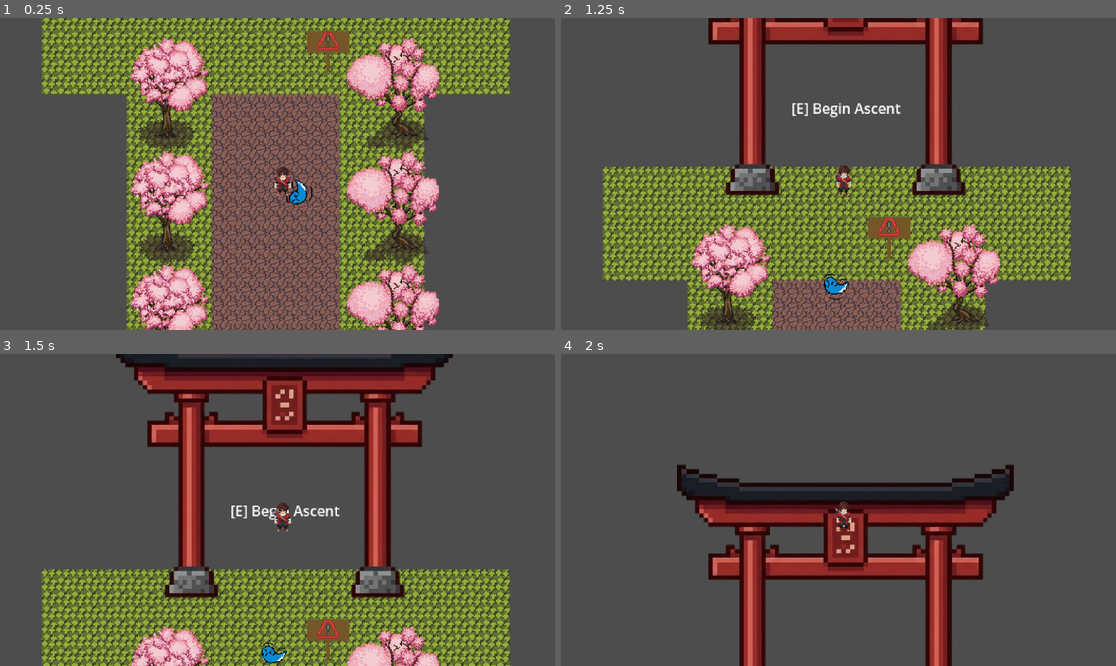
Above: before the commit, frames 1-4 (two rows, left to right).
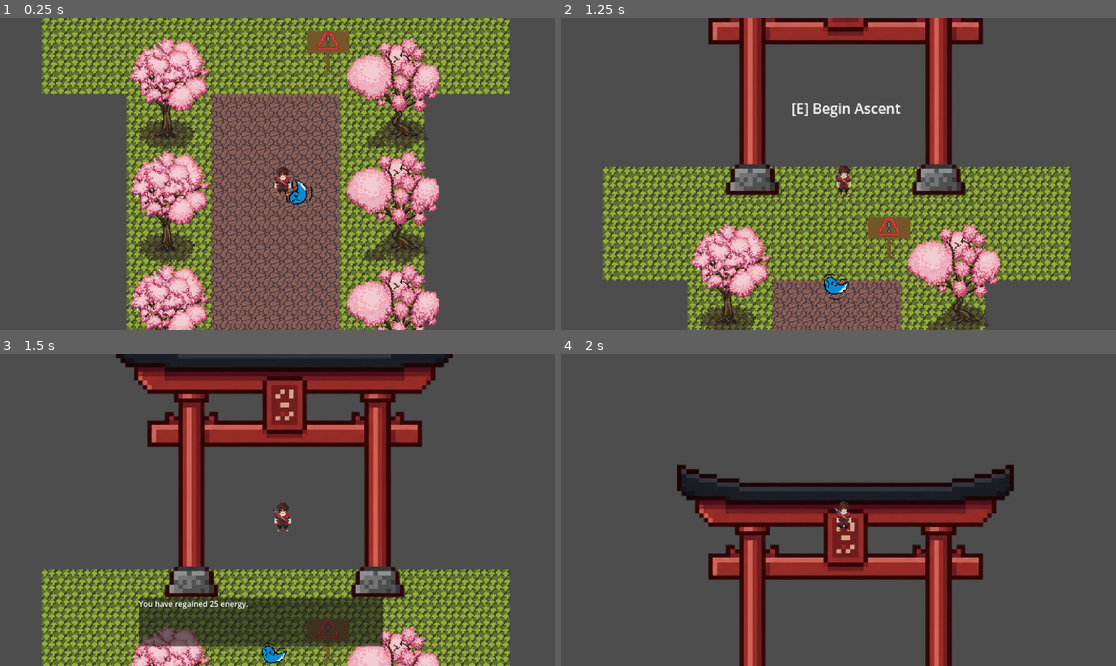
Above: after the commit, the same moments.

Repository: midnightsnackoreos-prog/Steps
Game: Godot game, scene res://Collaborations/game.tscn
Same seed, same stepped clock (60 frames per second), same inputs: the game is played once before the commit and once after it.
Inputs:
- Up to frame 1 (0.25 s): no input
- Up to frame 2 (1.25 s): hold Up (up) from 0.53 s (still down); tap E (interact) at 0.6 s
- Up to frame 3 (1.5 s): keep holding Up (up); tap E (interact) at 1.35 s
- Up to frame 4 (2 s): keep holding Up (up)

Frames 1-2 are identical in both runs. In frame 3, 7.1% of the frame differs, in the area x 25-70%, y 48-94%; in frame 4, nothing differs.

Commit message:
adding dialogue box for shrine

Diff:
--- a/Collaborations/game.tscn
+++ b/Collaborations/game.tscn
@@ -24,6 +24,24 @@
 [node name="Shrine" parent="." unique_id=239808019 instance=ExtResource("5_cfvqc")]
 position = Vector2(2, -342)
 
+[node name="Panel" parent="Shrine/CanvasLayer" parent_id_path=PackedInt32Array(239808019, 1403950919) index="0" unique_id=1261798101]
+visible = false
+offset_left = 288.0
+offset_top = -141.0
+offset_right = -357.0
+offset_bottom = -41.0
+
+[node name="DialogueLabel" parent="Shrine/CanvasLayer/Panel" index="0" unique_id=880183887]
+layout_mode = 1
+anchors_preset = 15
+anchor_right = 1.0
+anchor_bottom = 1.0
+offset_right = 0.0
+offset_bottom = 0.0
+grow_horizontal = 2
+grow_vertical = 2
+autowrap_mode = 3
+
 [node name="CollisionShape2D" parent="Shrine/Area2D" parent_id_path=PackedInt32Array(239808019, 1876874475) index="0" unique_id=1900596573]
 position = Vector2(-2, 78)
 
--- a/Ryan/scenes/shrine.gd
+++ b/Ryan/scenes/shrine.gd
@@ -5,6 +5,7 @@
 @onready var interact_label = $InteractLabel
 
 
+var used = false
 var player_near = false
 
 func _on_body_entered(body):
@@ -31,3 +32,13 @@
 			panel.visible = true
 			dialogue.text = ("You have regained 25 energy.")
 			interact_label.visible = false
+
+
+func _activate(player):
+	if used:
+		return
+	used = true
+	print("Shrine activated")
+
+func do_effect(player):
+	player.health = player.max_health
--- a/Ryan/scenes/shrine.tscn
+++ b/Ryan/scenes/shrine.tscn
@@ -15,6 +15,10 @@
 anchor_top = 1.0
 anchor_right = 1.0
 anchor_bottom = 1.0
+offset_left = -222.0
+offset_top = -471.0
+offset_right = -909.0
+offset_bottom = -386.0
 grow_horizontal = 2
 grow_vertical = 0
 
Not shown: 1 places in Collaborations/game.tscn that only renumber resources
Not shown: 1 places in Ryan/scenes/shrine.tscn that only renumber resources
